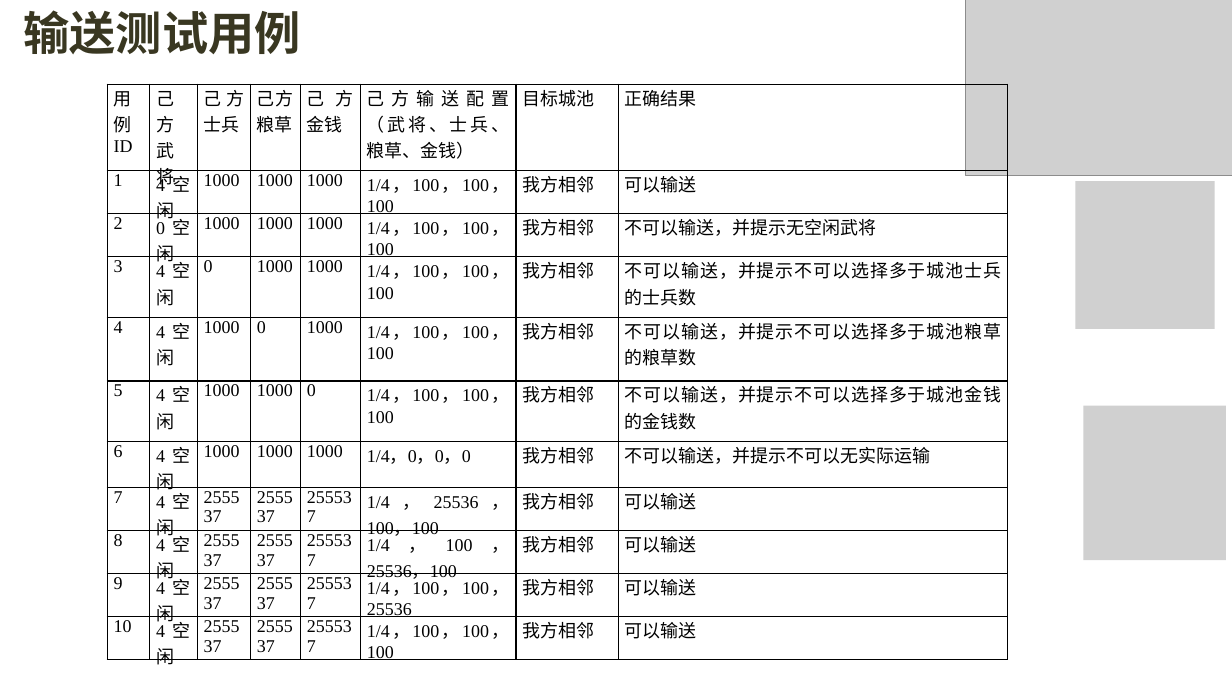
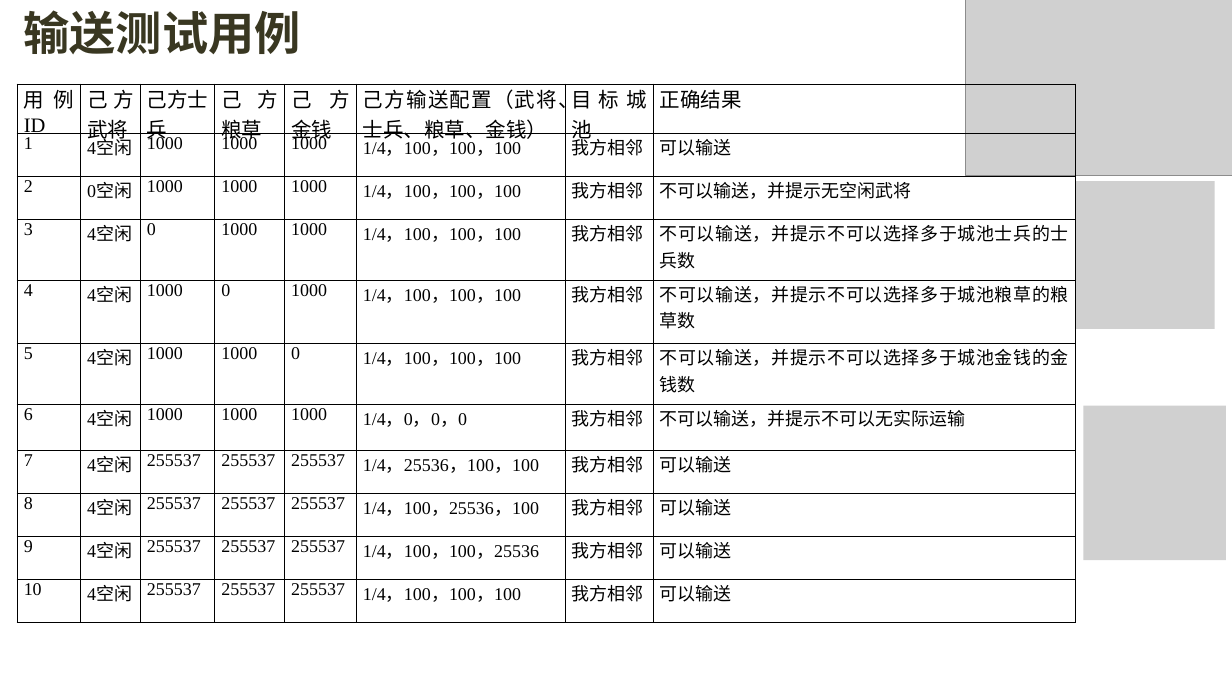
Before and after one commit to 1-518/Three-Kindoms, a slide deck: slide 19 of 代码清单+测试用例/测试用例PPT.pptx (slide 18 before the commit). Drawn at 1232x693 pixels with LibreOffice and Linux fonts; fonts in the diff are those of the drawing; grey boxes stand for pictures; background and template pictures are left out. Boxes give left, top, right and bottom in pixels: in the first picture for what was removed or moved away, otherwise in the second. Text is boxed around its words. In the diff, an @@ line names an element or a change of style, - is before the commit and + after.

```diff
--- a/代码清单+测试用例/测试用例PPT.pptx
+++ b/代码清单+测试用例/测试用例PPT.pptx
@@ table at box(18, 84, 1078, 606) @@
@@ size 14 to 16 pt in "用例ID", "己方武将", "己方士兵", "己方粮草" and 4 more places @@
@@ table: place and size @@
-table at box(107, 84, 1008, 664)
+table at box(18, 84, 1078, 606)
```
Also in this commit, not shown: 15 other slides changed, 2 slides added, 3 other files.
